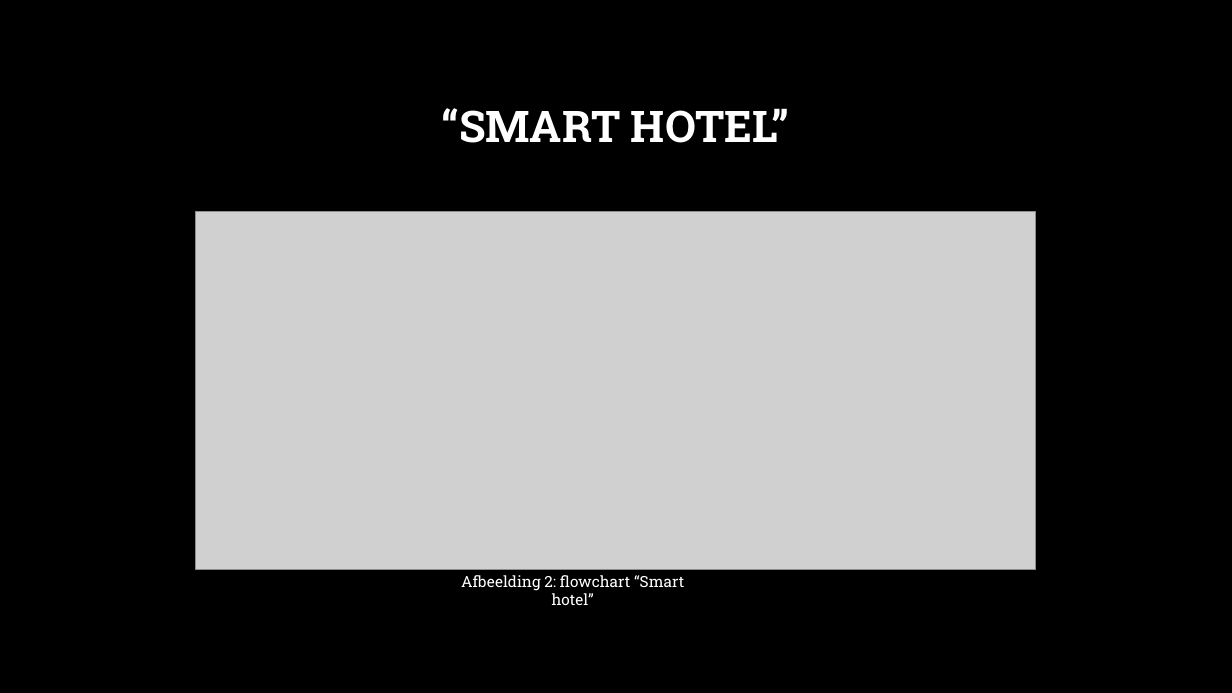
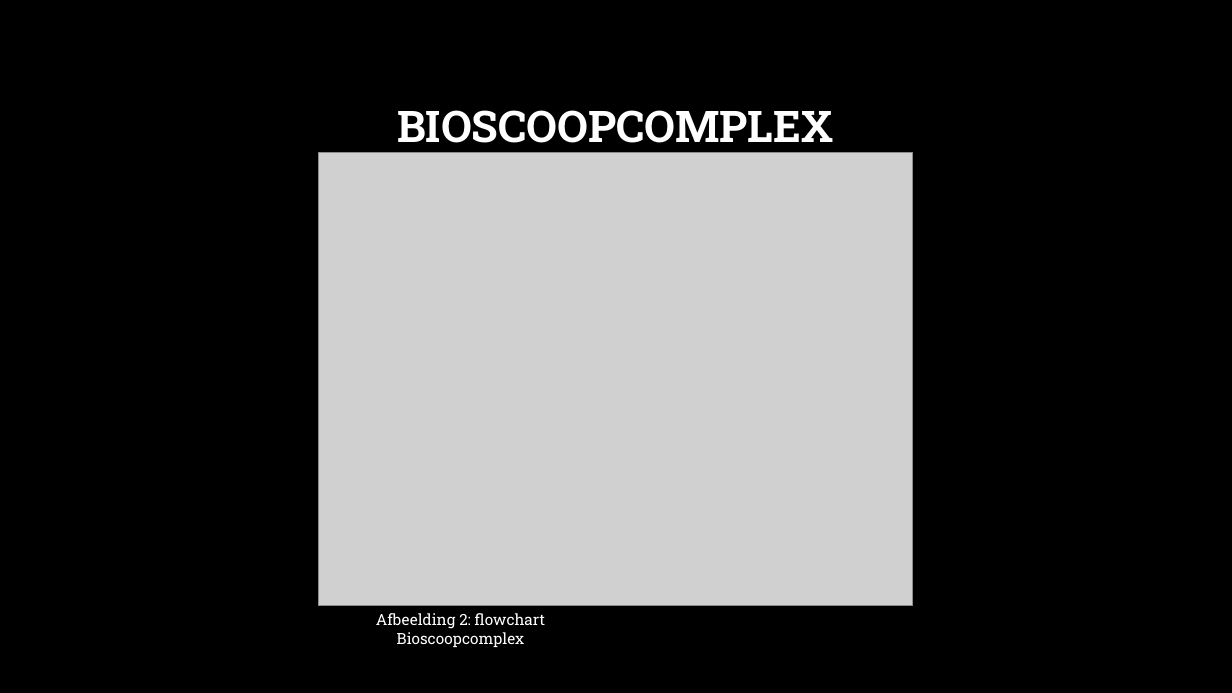
Before and after one commit to Koffiejoe/IA-EnOcean, a slide deck: slide 5 of Presentaties/1Projectvoorstel/Projectvoorstel.pptx. Drawn at 1232x693 pixels with LibreOffice and Linux fonts; fonts in the diff are those of the drawing; grey boxes stand for pictures; background and template pictures are left out. Boxes give left, top, right and bottom in pixels: in the first picture for what was removed or moved away, otherwise in the second. Text is boxed around its words. In the diff, an @@ line names an element or a change of style, - is before the commit and + after.

Commit message:
Edited all based on input Stukken
still wip, hotel veranderd naar bioscoopcomplex

```diff
--- a/Presentaties/1Projectvoorstel/Projectvoorstel.pptx
+++ b/Presentaties/1Projectvoorstel/Projectvoorstel.pptx
@@ title at [397,110,833,153]: text changed @@
-“SMART HOTEL”
+BIOSCOOPCOMPLEX
@@ picture: place and size @@
-picture at [196,212,1036,569]
+picture at [318,152,913,606]
@@ text at [376,613,545,647]: text changed @@
-Afbeelding 2: flowchart “Smart hotel”
+Afbeelding 2: flowchart Bioscoopcomplex
```
Also in this commit, not shown: 4 other slides changed, 5 other files.
